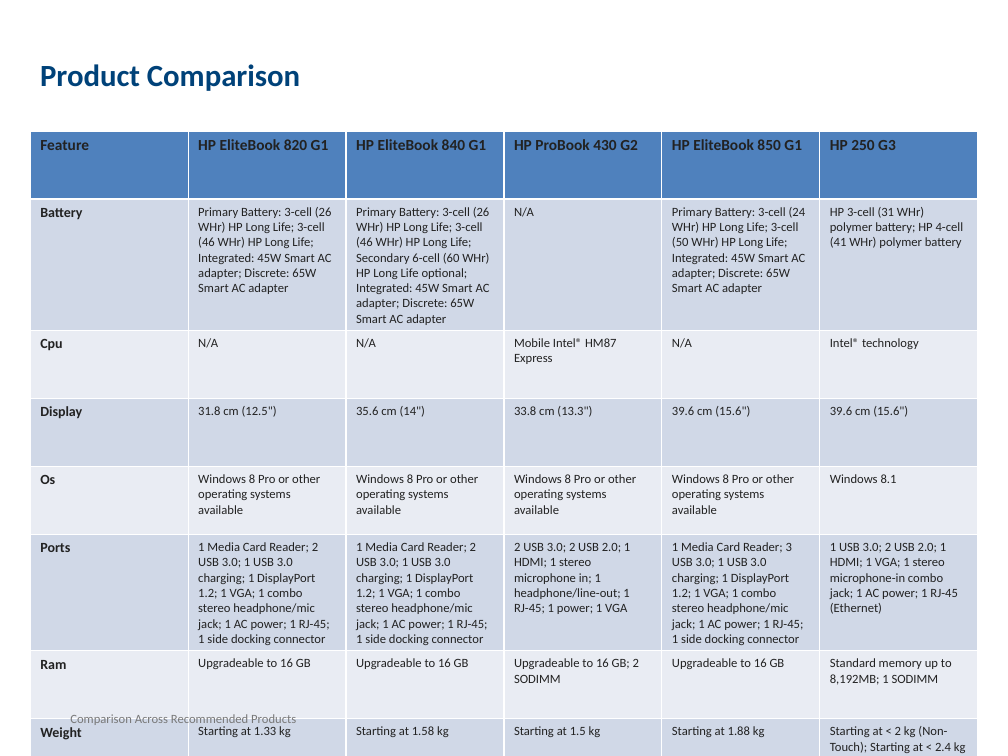
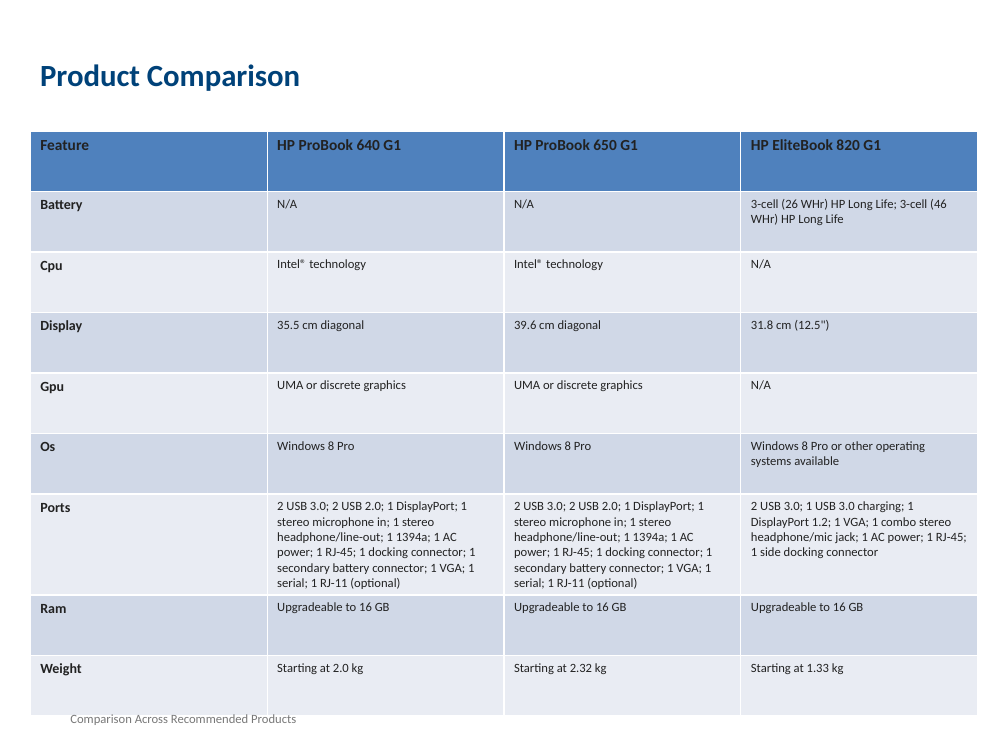
Before and after one commit to Abhinav-u2/hp-ai-deck-generator, a slide deck: slide 6 of HP_Proposal_Professional.pptx (slide 8 before the commit). Drawn at 1008x756 pixels with LibreOffice and Linux fonts; fonts in the diff are those of the drawing. Boxes give left, top, right and bottom in pixels: in the first picture for what was removed or moved away, otherwise in the second. Text is boxed around its words. In the diff, an @@ line names an element or a change of style, - is before the commit and + after.

```diff
--- a/HP_Proposal_Professional.pptx
+++ b/HP_Proposal_Professional.pptx
@@ table at [30, 131, 978, 680] @@
-Feature | HP EliteBook 820 G1 | HP EliteBook 840 G1 | HP ProBook 430 G2 | HP EliteBook 850 G1 | HP 250 G3
-Battery | Primary Battery: 3-cell (26 WHr) HP Long Life; 3-cell (46 WHr) HP Long Life; Integrated: 45W Smart AC adapter; Discrete: 65W Smart AC adapter | Primary Battery: 3-cell (26 WHr) HP Long Life; 3-cell (46 WHr) HP Long Life; Secondary 6-cell (60 WHr) HP Long Life optional; Integrated: 45W Smart AC adapter; Discrete: 65W Smart AC adapter | N/A | Primary Battery: 3-cell (24 WHr) HP Long Life; 3-cell (50 WHr) HP Long Life; Integrated: 45W Smart AC adapter; Discrete: 65W Smart AC adapter | HP 3-cell (31 WHr) polymer battery; HP 4-cell (41 WHr) polymer battery
-Cpu | N/A | N/A | Mobile Intel® HM87 Express | N/A | Intel® technology
-Display | 31.8 cm (12.5") | 35.6 cm (14") | 33.8 cm (13.3") | 39.6 cm (15.6") | 39.6 cm (15.6")
-Os | Windows 8 Pro or other operating systems available | Windows 8 Pro or other operating systems available | Windows 8 Pro or other operating systems available | Windows 8 Pro or other operating systems available | Windows 8.1
-Ports | 1 Media Card Reader; 2 USB 3.0; 1 USB 3.0 charging; 1 DisplayPort 1.2; 1 VGA; 1 combo stereo headphone/mic jack; 1 AC power; 1 RJ-45; 1 side docking connector | 1 Media Card Reader; 2 USB 3.0; 1 USB 3.0 charging; 1 DisplayPort 1.2; 1 VGA; 1 combo stereo headphone/mic jack; 1 AC power; 1 RJ-45; 1 side docking connector | 2 USB 3.0; 2 USB 2.0; 1 HDMI; 1 stereo microphone in; 1 headphone/line-out; 1 RJ-45; 1 power; 1 VGA | 1 Media Card Reader; 3 USB 3.0; 1 USB 3.0 charging; 1 DisplayPort 1.2; 1 VGA; 1 combo stereo headphone/mic jack; 1 AC power; 1 RJ-45; 1 side docking connector | 1 USB 3.0; 2 USB 2.0; 1 HDMI; 1 VGA; 1 stereo microphone-in combo jack; 1 AC power; 1 RJ-45 (Ethernet)
-Ram | Upgradeable to 16 GB | Upgradeable to 16 GB | Upgradeable to 16 GB; 2 SODIMM | Upgradeable to 16 GB | Standard memory up to 8,192MB; 1 SODIMM
-Weight | Starting at 1.33 kg | Starting at 1.58 kg | Starting at 1.5 kg | Starting at 1.88 kg | Starting at < 2 kg (Non-Touch); Starting at < 2.4 kg (Touch)
+Feature | HP ProBook 640 G1 | HP ProBook 650 G1 | HP EliteBook 820 G1
+Battery | N/A | N/A | 3-cell (26 WHr) HP Long Life; 3-cell (46 WHr) HP Long Life
+Cpu | Intel® technology | Intel® technology | N/A
+Display | 35.5 cm diagonal | 39.6 cm diagonal | 31.8 cm (12.5")
+Gpu | UMA or discrete graphics | UMA or discrete graphics | N/A
+Os | Windows 8 Pro | Windows 8 Pro | Windows 8 Pro or other operating systems available
+Ports | 2 USB 3.0; 2 USB 2.0; 1 DisplayPort; 1 stereo microphone in; 1 stereo headphone/line-out; 1 1394a; 1 AC power; 1 RJ-45; 1 docking connector; 1 secondary battery connector; 1 VGA; 1 serial; 1 RJ-11 (optional) | 2 USB 3.0; 2 USB 2.0; 1 DisplayPort; 1 stereo microphone in; 1 stereo headphone/line-out; 1 1394a; 1 AC power; 1 RJ-45; 1 docking connector; 1 secondary battery connector; 1 VGA; 1 serial; 1 RJ-11 (optional) | 2 USB 3.0; 1 USB 3.0 charging; 1 DisplayPort 1.2; 1 VGA; 1 combo stereo headphone/mic jack; 1 AC power; 1 RJ-45; 1 side docking connector
+Ram | Upgradeable to 16 GB | Upgradeable to 16 GB | Upgradeable to 16 GB
+Weight | Starting at 2.0 kg | Starting at 2.32 kg | Starting at 1.33 kg
```
Also in this commit, not shown: 6 other slides changed, 2 slides removed, 7 other files.
